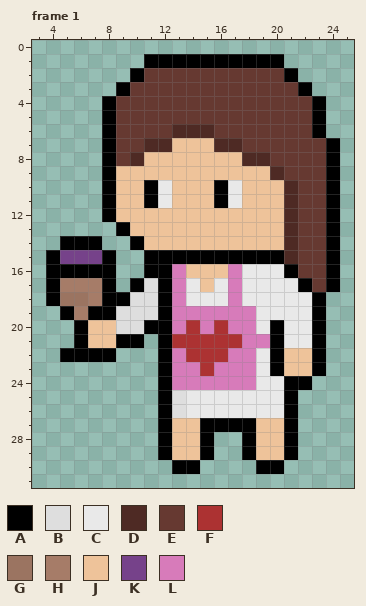
Pixel-art file -- Assets/Sprite/Minigames/MiniGame2/Part-time/Server/ServerServe.aseprite. The picture above was drawn from the file before the commit.
32x32 pixels, 2 frames. Shown: frame 1: x 3..25, y 0..31.
Palette (. is transparent): A #000000  B #dedede  C #e9e9e9  D #4e2a24  E #663931  F #ac3232  G #9b7461  H #a67c68  J #eec39a  K #76428a  L #d77bba
Pixels before, frame 1, first column x 4:
 1 .......AAAAAAAAAA....
 2 ......AEEEEEEEEEEA...
 3 .....AEEEEEEEEEEEEA..
 4 ....AEEEEEEEEEEEEEEA.
 5 ....AEEEEEEEEEEEEEEA.
 6 ....AEEEEDDDEEEEEEEA.
 7 ....AEEDDJJJDDEEEEEEA
 8 ....AEDJJJJJJJDDEEEEA
 9 ....AJJJJJJJJJJJDEEEA
10 ....AJJACJJJACJJJDEEA
11 ....AJJACJJJACJJJDEEA
12 ....AJJJJJJJJJJJJDEEA
13 .....AJJJJJJJJJJJDEEA
14 .AAA..AJJJJJJJJJJDEEA
15 AKKKA..AAAAAAAAAADEEA
16 AAAAA..AALJJJLCCCAEEA
17 AHHHA.ABALCJCLCCCCAEA
18 AGGHAABBALCCCLCCCCCA.
19 .AHAABBBALLLLLLCCCCA.
20 ..AJJBBAALFLFLLCACCA.
21 ..AJJAA.AFFFFFLLACCA.
22 .AAAA...ALFFFLLCAJJA.
23 ........ALLFLLLCAJJA.
24 ........ALLLLLLCCAA..
25 ........ABCCCCCCCA...
26 ........ABCCCCCCCA...
27 ........AJJAAAAJJA...
28 ........AJJA..AJJA...
29 ........AJJA..AJJA...
30 .........AA....AA....
After the commit:
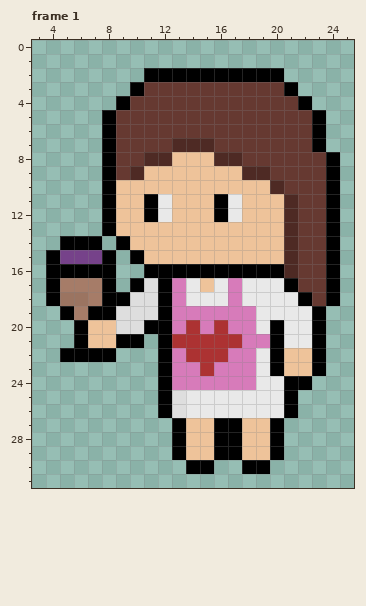
What changed:
Frame 1:
y 1: x 11..20 AAAAAAAAAA -> ..........
y 2: x 10..21 AEEEEEEEEEEA -> .AAAAAAAAAA.
y 3: x 9..10 AE -> .A; x 21..22 EA -> A.
y 4: x 8..9 AE -> .A; x 22..23 EA -> A.
y 6: x 13..15 DDD -> EEE
y 7: x 11..17 DDJJJDD -> EEDDDEE; x 23..24 EA -> A.
y 8: x 10..12 DJJ -> EDD; x 16..19 JJDD -> DDEE
y 9: x 9..10 JJ -> ED; x 18..20 JJD -> DDE
y 10: x 11..12 AC -> JJ; x 16..17 AC -> JJ; x 20..21 JD -> DE
y 12: x 11..12 JJ -> AC; x 16..17 JJ -> AC
y 13: x 8..9 .A -> AJ
y 14: x 9..10 .A -> AJ
y 15: x 10..20 .AAAAAAAAAA -> AJJJJJJJJJJ
y 16: x 13..21 LJJJLCCCA -> AAAAAAAAD
y 17: x 21..22 CA -> AE
y 18: x 22..24 CA. -> AEA
y 27: x 12..13 AJ -> .A; x 15 A -> J; x 18 A -> J; x 20..21 JA -> A.
y 28..29: x 12..13 AJ -> .A; x 15..18 A..A -> JAAJ; x 20..21 JA -> A.
y 30: x 13 A -> .; x 15 . -> A; x 18 . -> A; x 20 A -> .
